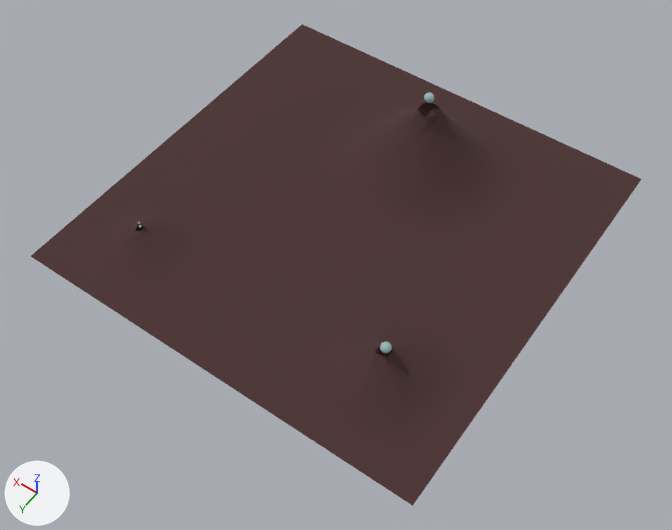
What one commit did to the OBJ model NarwhalVR/assets/land/ground.obj.
The view is the same before and after, from a 50 mm lens placed at (-31.0, 45.0, 64.6), pointed at (-2.4, 4.9, 1.5). The axes (+X, +Y, +Z) are drawn at lower left. The lights are the same throughout. Where no turn or scale is listed for an object, it has been applied to the vertices. Vertices at the same position are counted once.

Before the edit, the objects in view are built like this:
```python
me_ground = bpy.data.meshes.new('ground')
me_ground.from_pydata(...)  # 2987 vertices, 2954 faces; spans x -19.5..19.5, y -19.5..19.5, z 1.5..9.9
# faces by material slot: [1354, 1600]
me_ground.materials.append(mat_lambert3sg)  # brown #4b3030
me_ground.materials.append(mat_phonge1sg)  # light grey #aacaca
ob_ground = bpy.data.objects.new('ground', me_ground)
ob_ground.location = (0.0, 0.0, 0.0)
```
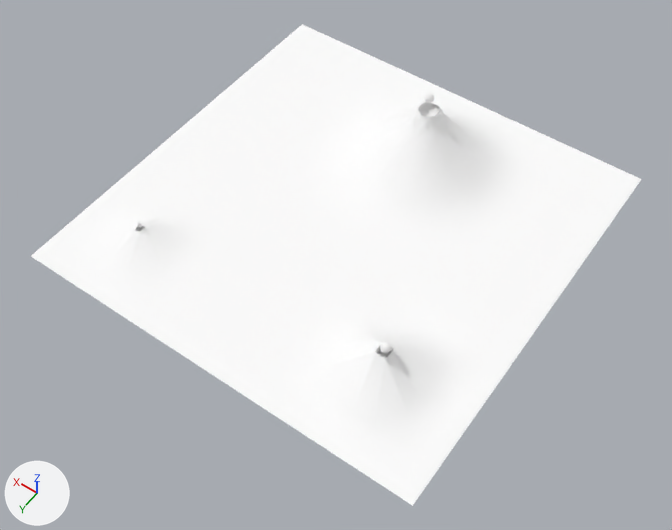
Where the change shows, as pixel boxes [x1, y1, x2, y2] in the pictures (672 x 530 px):
part 1 of me_ground, recoloured (brown to white): [31, 24, 641, 506] in both

Patch to the scene script:
```diff
--- a/NarwhalVR/assets/land/ground.obj.py
+++ b/NarwhalVR/assets/land/ground.obj.py
@@ mat_lambert5sg @@
+mat_lambert5sg = principled_material('lambert5SG')
+mat_lambert5sg.base_color = (1.0, 1.0, 1.0)  # white #ffffff
+mat_lambert5sg.roughness = 1.0
@@ me_ground @@
 me_ground.from_pydata(...)  # 2987 vertices, 2954 faces; spans x -19.5..19.5, y -19.5..19.5, z 1.5..9.9
 # used by ob_ground; location = (0.0, 0.0, 0.0)
+# me_ground part 1: all 1354 faces that had it switch from mat_lambert3sg (brown #4b3030) to mat_lambert5sg (white #ffffff)
 me_ground.materials.append(mat_phonge1sg)
```
